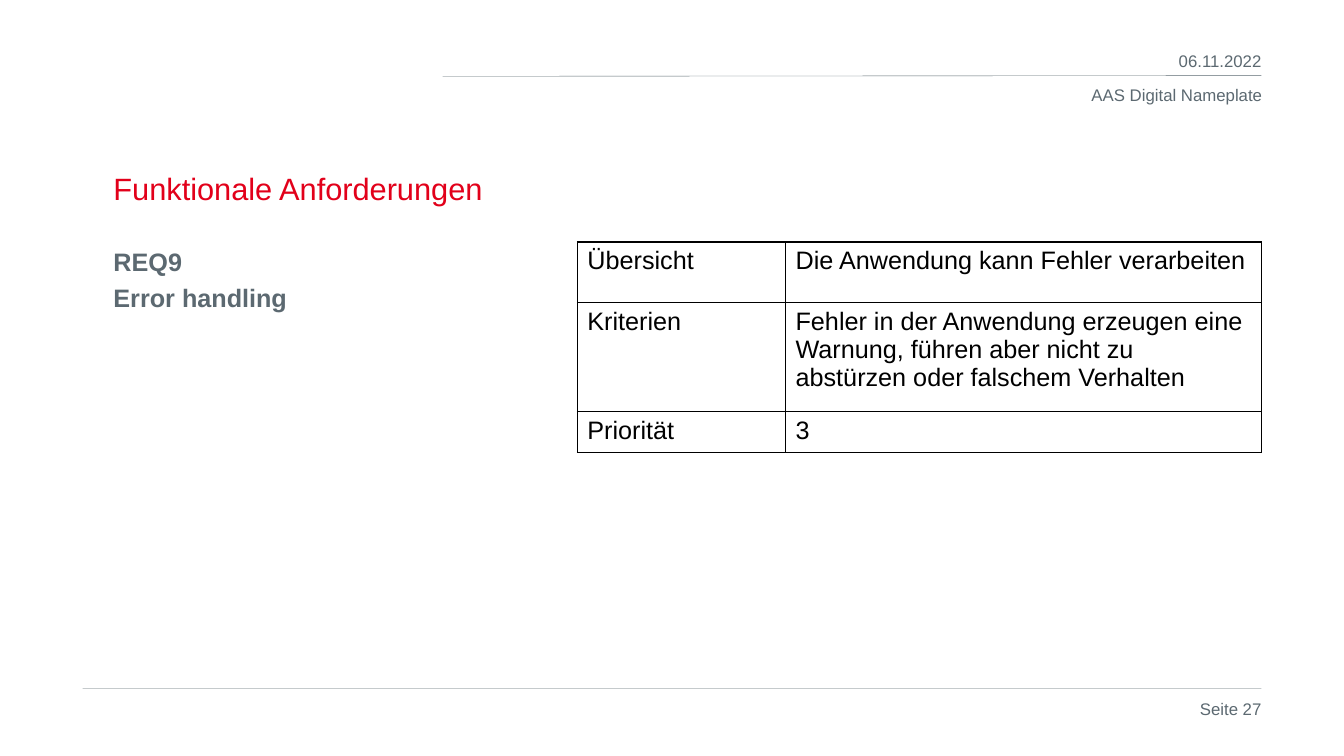
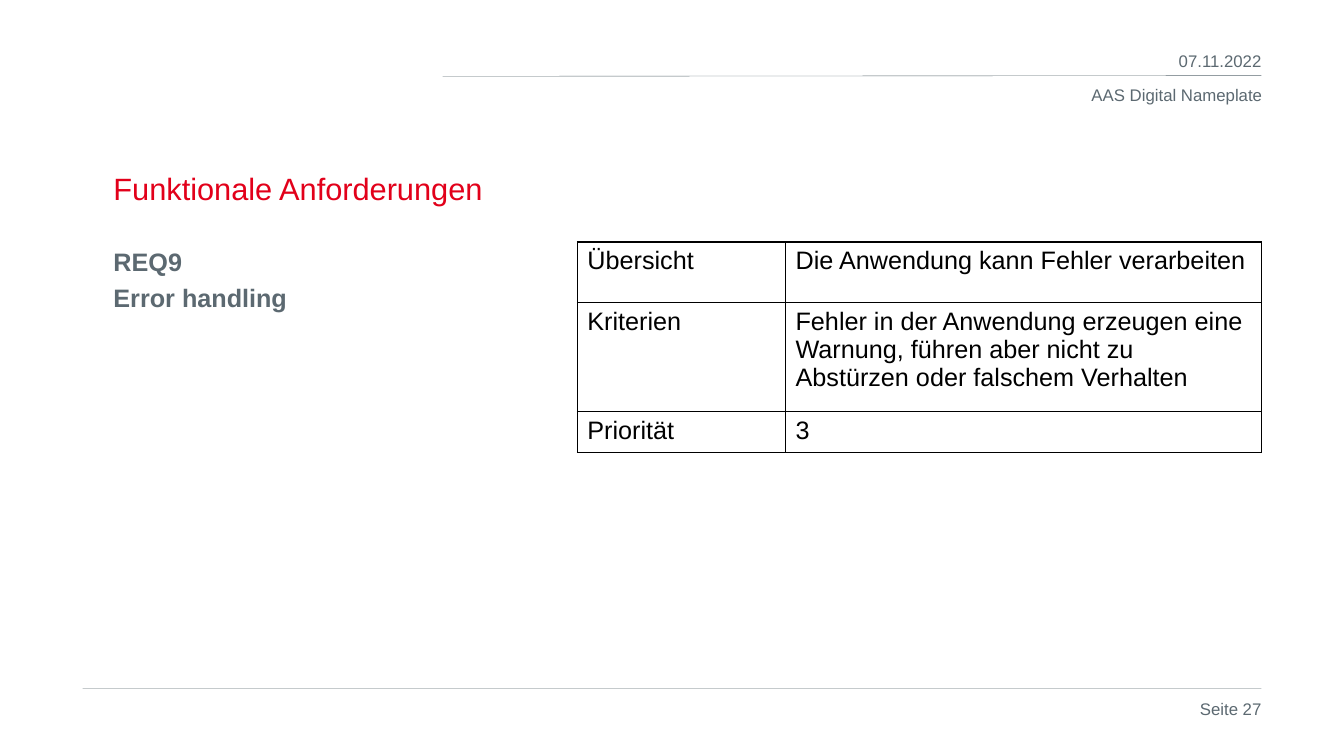
Before and after one commit to MidFidelity/TINF21C_Team2_AAS_digital_nameplate, a slide deck: slide 27 of PROJECT/PRESENTATION/TINF21C_PRESENTATION_Team_2_DigitalNameplate_1v2.pptx. Drawn at 1344x756 pixels with LibreOffice and Linux fonts; fonts in the diff are those of the drawing; background and template pictures are left out. Boxes give left, top, right and bottom in pixels: in the first picture for what was removed or moved away, otherwise in the second. Text is boxed around its words. In the diff, an @@ line names an element or a change of style, - is before the commit and + after.

Commit message:
Update Presentation

```diff
--- a/PROJECT/PRESENTATION/TINF21C_PRESENTATION_Team_2_DigitalNameplate_1v2.pptx
+++ b/PROJECT/PRESENTATION/TINF21C_PRESENTATION_Team_2_DigitalNameplate_1v2.pptx
@@ text at (x1=1179, y1=55, x2=1262, y2=67): text changed @@
-06.11.2022
+07.11.2022
@@ table at (x1=578, y1=242, x2=1262, y2=453) @@
-row 2, column 2: Fehler in der Anwendung erzeugen eine Warnung, führen aber nicht zu abstürzen oder falschem Verhalten
+row 2, column 2: Fehler in der Anwendung erzeugen eine Warnung, führen aber nicht zu Abstürzen oder falschem Verhalten
```
Also in this commit, not shown: 30 other slides changed, 1 other file.
